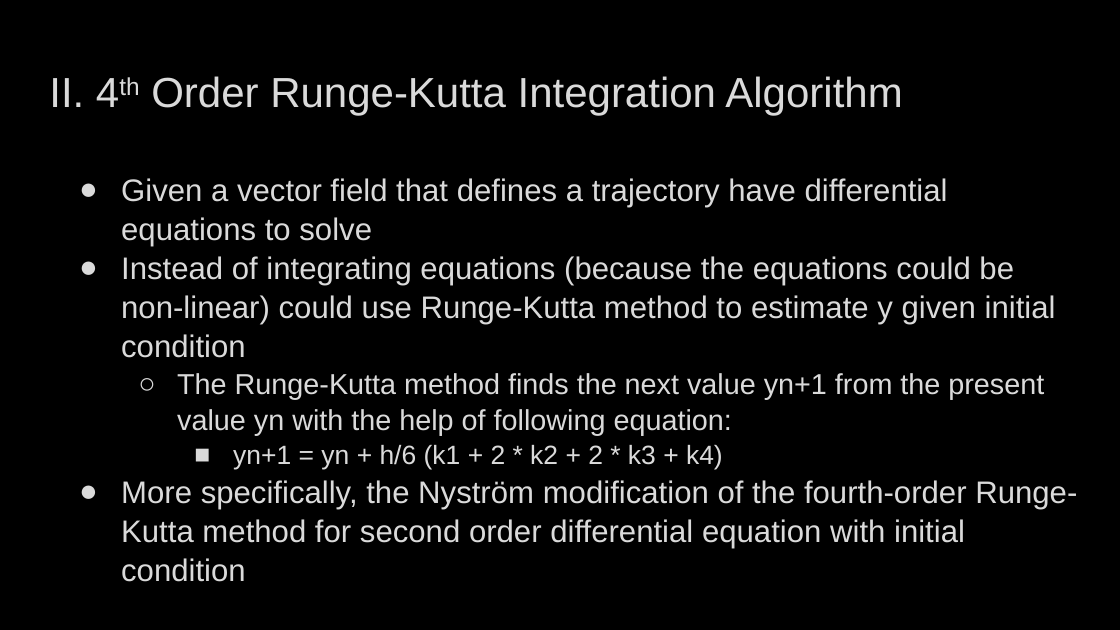
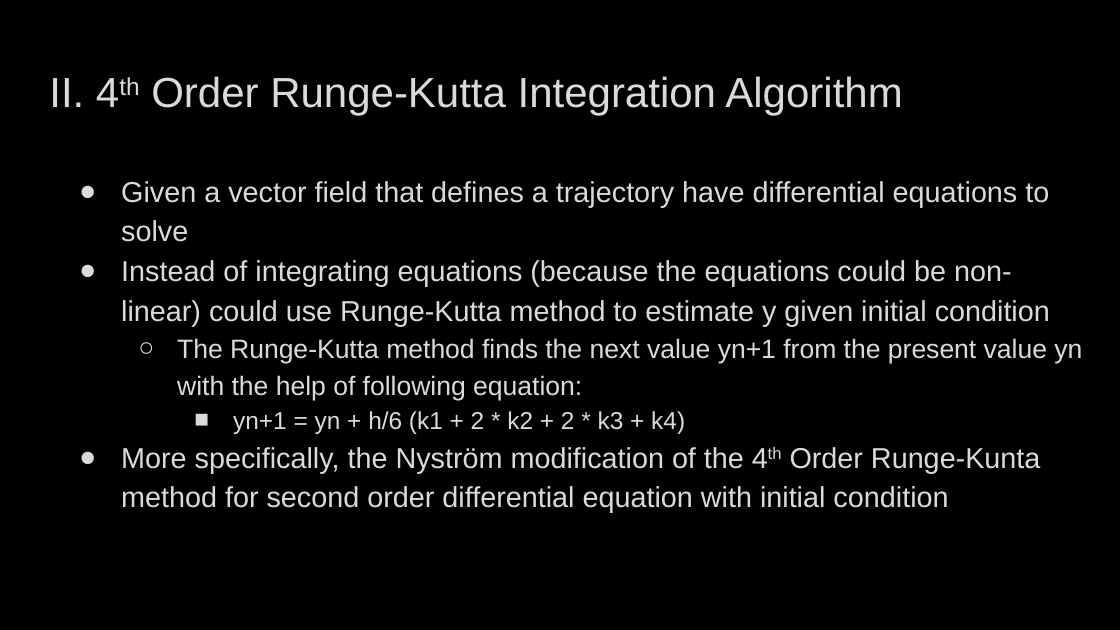
Before and after one commit to rdensamo/CSE498-FinalProject-21-Densamo, a slide deck: slide 6 of Aerial Robotics Final Project Presentation .pptx. Drawn at 1120x630 pixels with LibreOffice and Linux fonts; fonts in the diff are those of the drawing; background and template pictures are left out. Boxes give left, top, right and bottom in pixels: in the first picture for what was removed or moved away, otherwise in the second. Text is boxed around its words. In the diff, an @@ line names an element or a change of style, - is before the commit and + after.

```diff
--- a/Aerial Robotics Final Project Presentation .pptx
+++ b/Aerial Robotics Final Project Presentation .pptx
@@ text at box(121, 181, 1082, 434): size 20 to 18.5 pt in "Given a vector field that defines a ...", "Instead of integrating equations (because the equations ..."; size 18.5 to 17.1 pt in "The Runge-Kutta method finds the next value ..."; size 17 to 15.7 pt in "yn+1 = yn + h/6 (k1 + ..."; line spacing 1.05 to 1.15 @@
@@ text at box(121, 447, 1041, 513): text changed; size 20 to 18.5 pt @@
-● More specifically, the Nyström modification of the fourth-order Runge-Kutta method for second order differential equation with initial condition
+● More specifically, the Nyström modification of the 4th Order Runge-Kunta method for second order differential equation with initial condition
```
Also in this commit, not shown: 3 other slides changed, 2 slides removed.
